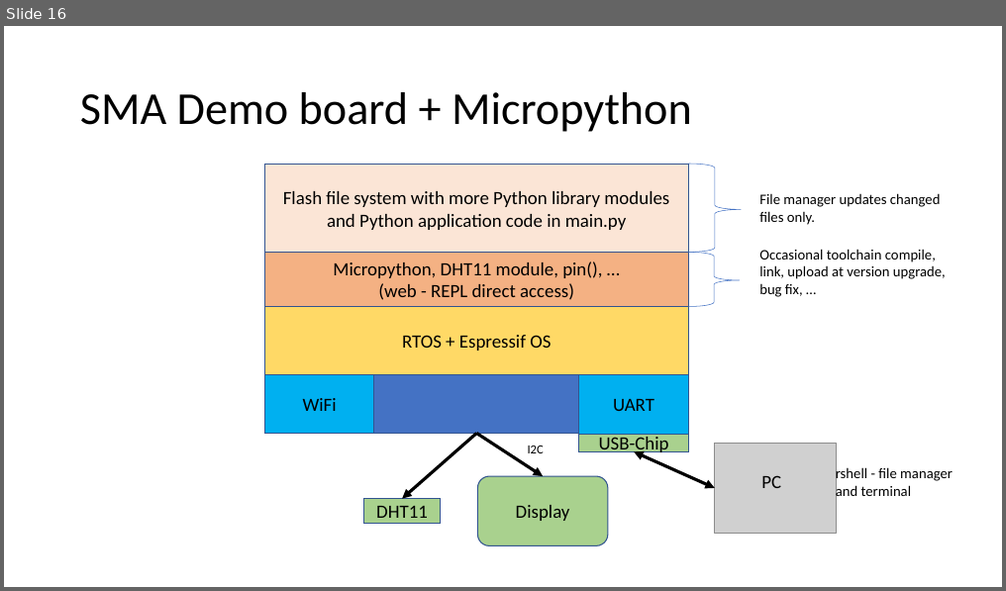
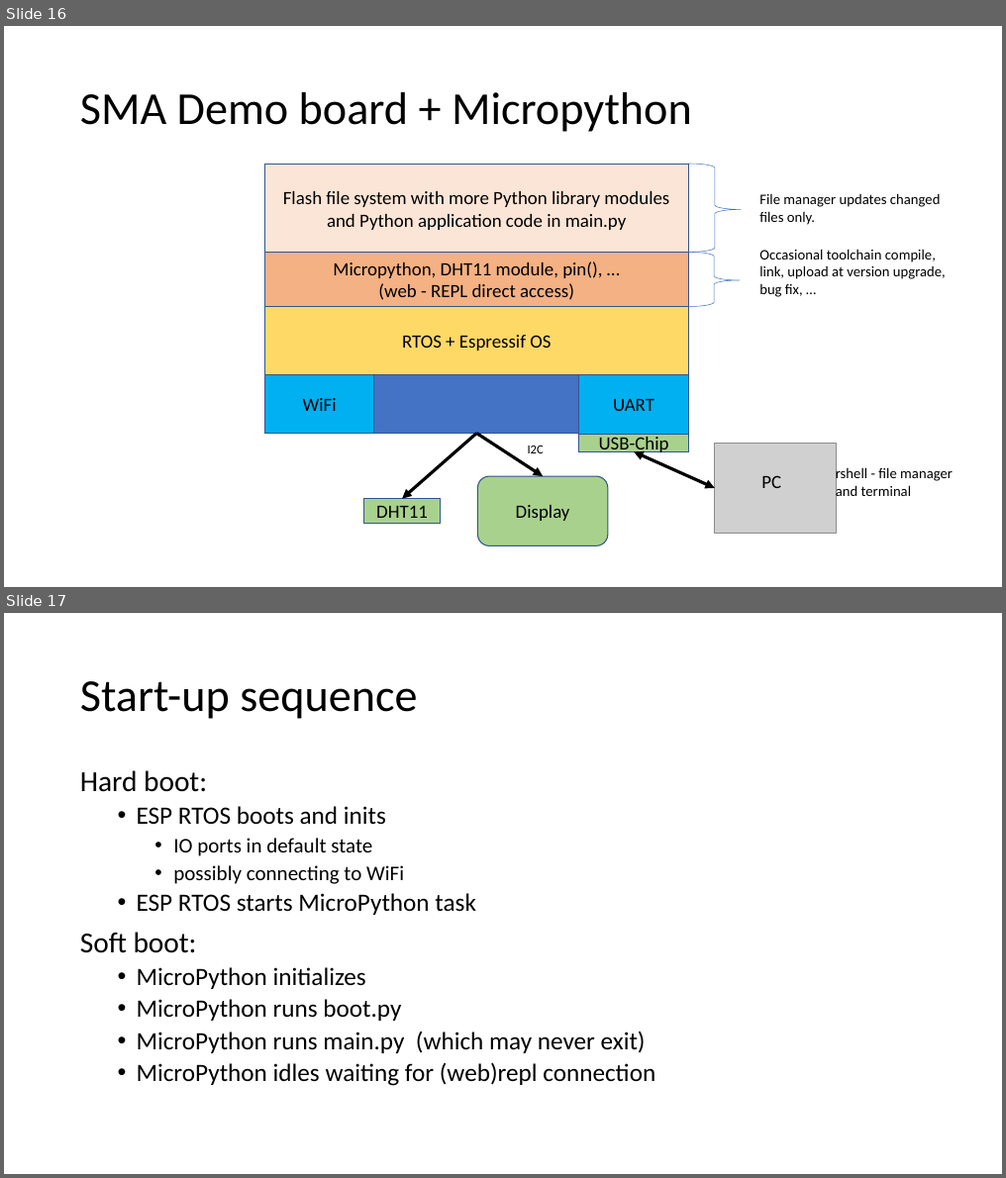
Before and after one commit to sensemakersamsterdam/micropython, a slide deck: MicroPython.pptx. Shown one above the other, each under a label of ours: slide 16 before the commit, slides 16 and 17 after it. The pictures are 1006x591 and 1006x1178 pixels, drawn with LibreOffice and Linux fonts; fonts in the diff are those of the drawing; grey boxes stand for pictures. Boxes give left, top, right and bottom in pixels: in the first picture for what was removed or moved away, otherwise in the second. Text is boxed around its words. In the diff, an @@ line names an element or a change of style, - is before the commit and + after.

```diff
--- a/MicroPython.pptx
+++ b/MicroPython.pptx
@@ slide 17 added at bbox=[4, 613, 1002, 1174], background #FFFFFF @@
@@ title added at bbox=[80, 681, 417, 719], 44 pt, text #000000 @@
+Start-up sequence
@@ text added at bbox=[80, 770, 655, 1086], 24 pt, text #000000 @@
+Hard boot:
+  • ESP RTOS boots and inits
+    • IO ports in default state
+    • possibly connecting to WiFi
+  • ESP RTOS starts MicroPython task
+Soft boot:
+  • MicroPython initializes
+  • MicroPython runs boot.py
+  • MicroPython runs main.py (which may never exit)
+  • MicroPython idles waiting for (web)repl connection
```
Also in this commit, not shown: 8 other slides added.
